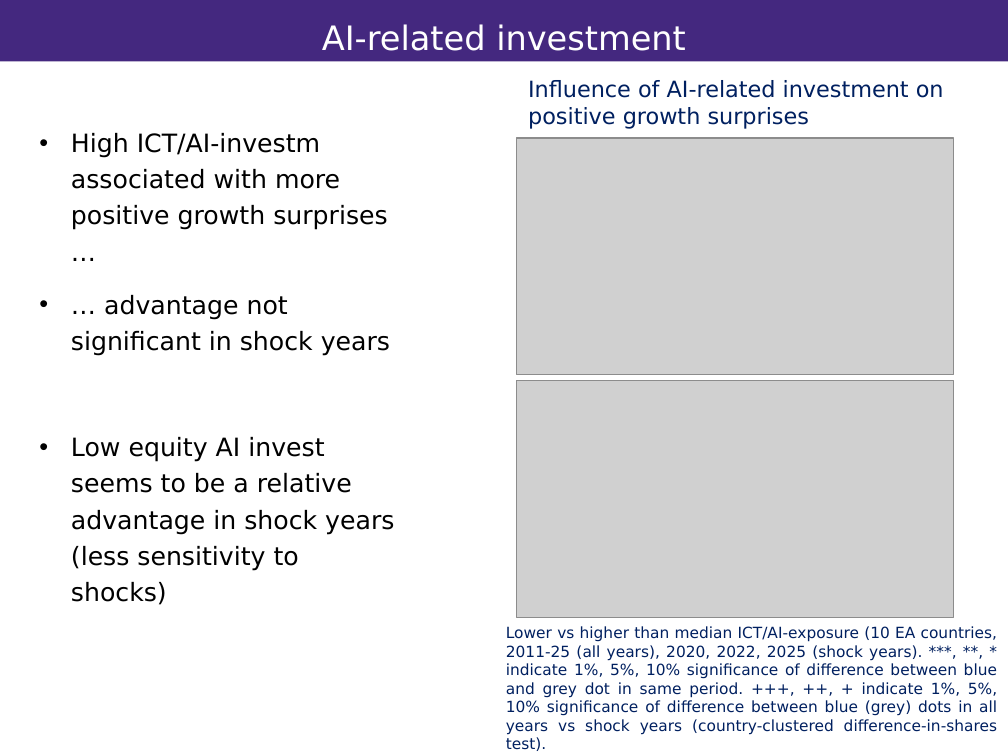
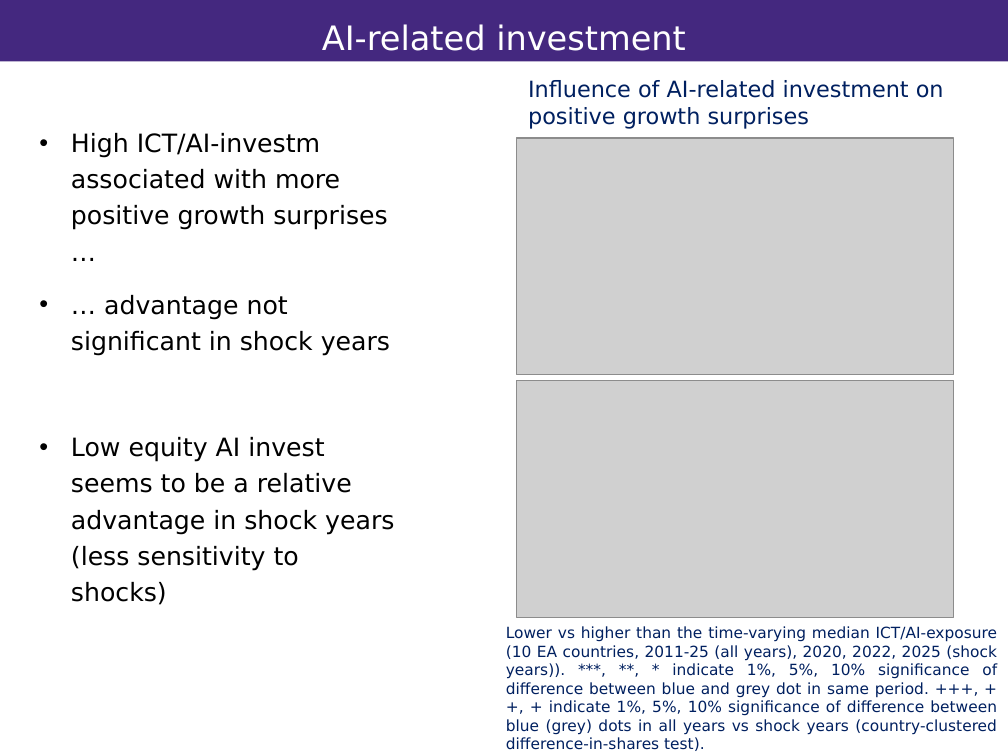
Before and after one commit to vandenEnd/scripts, a slide deck: slide 6 of Resilience.pptx. Drawn at 1008x756 pixels with LibreOffice and Linux fonts; fonts in the diff are those of the drawing; grey boxes stand for pictures; background and template pictures are left out. Boxes give left, top, right and bottom in pixels: in the first picture for what was removed or moved away, otherwise in the second. Text is boxed around its words. In the diff, an @@ line names an element or a change of style, - is before the commit and + after.

```diff
--- a/Resilience.pptx
+++ b/Resilience.pptx
@@ text at (x1=506, y1=626, x2=998, y2=751): text changed @@
-Lower vs higher than median ICT/AI-exposure (10 EA countries, 2011-25 (all years), 2020, 2022, 2025 (shock years). ***, **, * indicate 1%, 5%, 10% significance of difference between blue and grey dot in same period. +++, ++, + indicate 1%, 5%, 10% significance of difference between blue (grey) dots in all years vs shock years (country-clustered difference-in-shares test).
+Lower vs higher than the time-varying median ICT/AI-exposure (10 EA countries, 2011-25 (all years), 2020, 2022, 2025 (shock years)). ***, **, * indicate 1%, 5%, 10% significance of difference between blue and grey dot in same period. +++, ++, + indicate 1%, 5%, 10% significance of difference between blue (grey) dots in all years vs shock years (country-clustered difference-in-shares test).
```
Also in this commit, not shown: 1 other slide changed.
